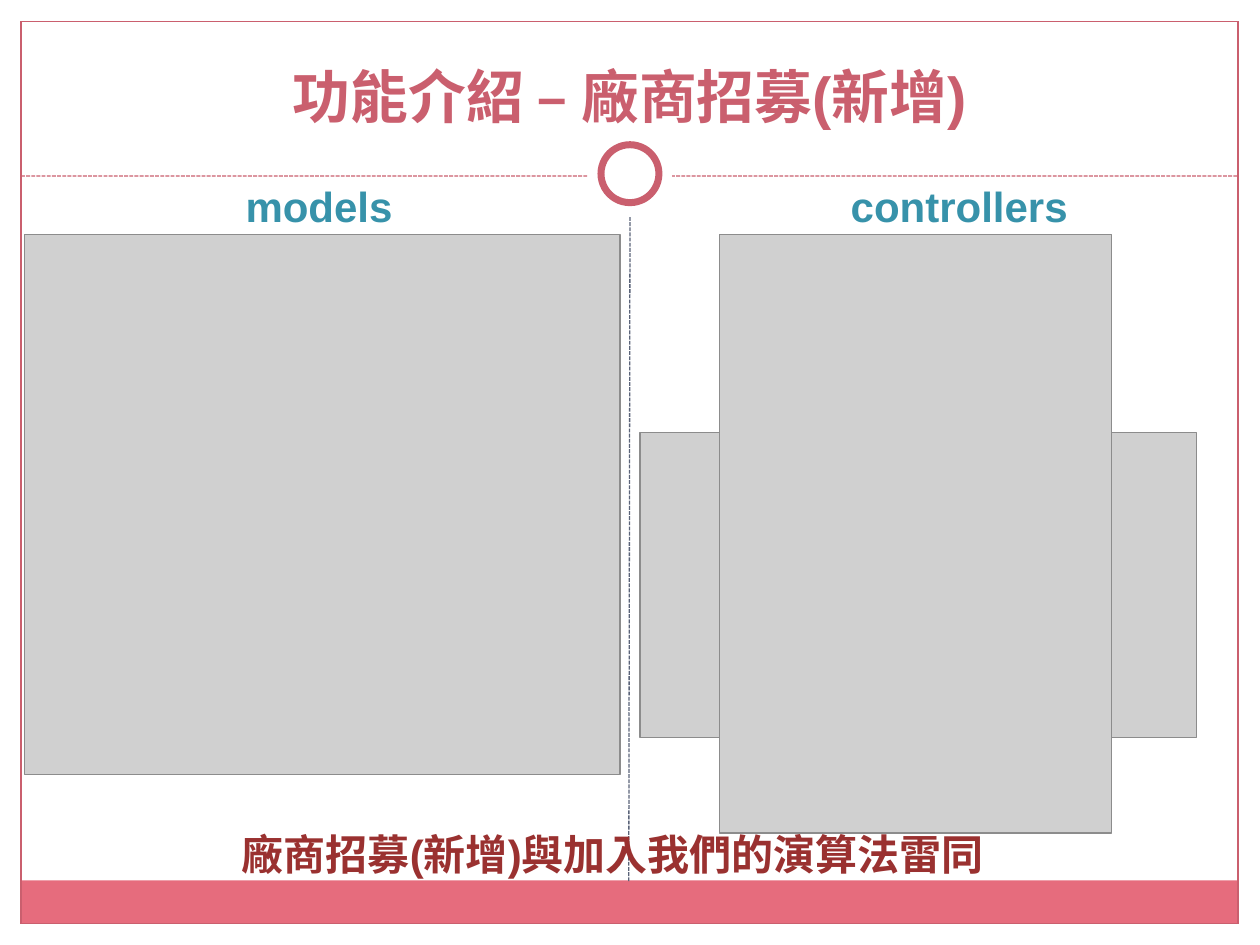
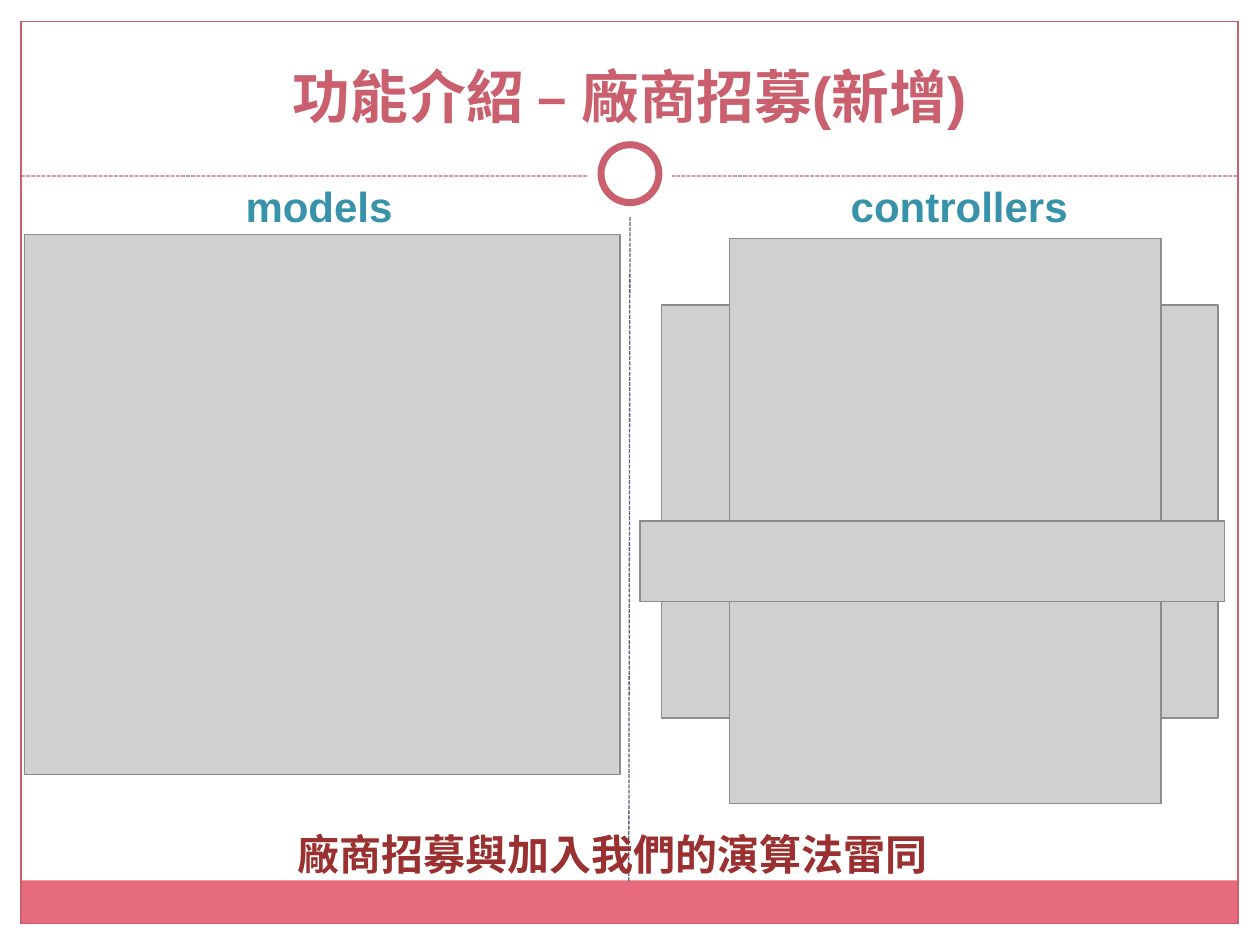
Before and after one commit to tsouleona/gitLab, a slide deck: slide 17 of small_project/data_project/沅淯駿營造有限公司.pptx. Drawn at 1260x945 pixels with LibreOffice and Linux fonts; fonts in the diff are those of the drawing; grey boxes stand for pictures; background and template pictures are left out. Boxes give left, top, right and bottom in pixels: in the first picture for what was removed or moved away, otherwise in the second. Text is boxed around its words. In the diff, an @@ line names an element or a change of style, - is before the commit and + after.

```diff
--- a/small_project/data_project/沅淯駿營造有限公司.pptx
+++ b/small_project/data_project/沅淯駿營造有限公司.pptx
@@ picture: place and size @@
-picture at [719,234,1113,833]
+picture at [730,238,1162,804]
@@ picture: place and size @@
-picture at [640,433,1197,738]
+picture at [662,305,1218,718]
@@ picture added at [640,522,1225,602] @@
@@ text at [298,827,928,880]: text changed @@
-廠商招募(新增)與加入我們的演算法雷同
+廠商招募與加入我們的演算法雷同
```
Also in this commit, not shown: 5 other slides changed.
